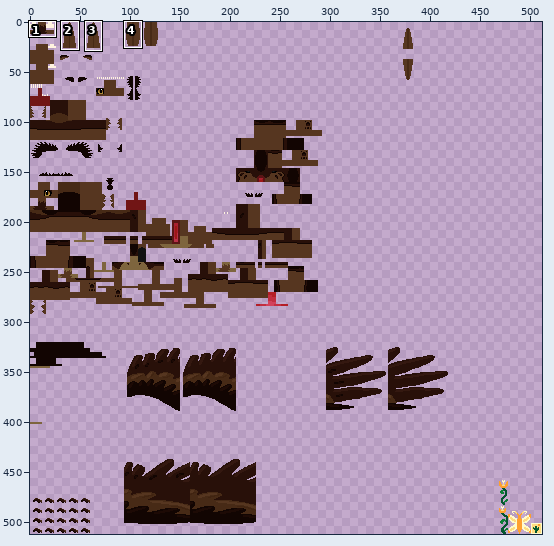
Edited in one commit: sprite sheet (src/test/resources/Monimo01_young.png). Above, an overview of the earlier version with the close-up marked.
Close-up. As it was:
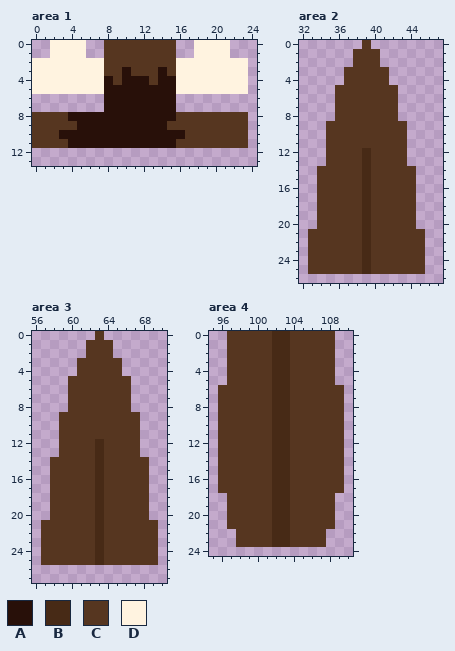
The file is 512x512 pixels. Pixels under 10% opacity are left out. Colours within 5 levels of each other are drawn and written as one. Shown: area 1: x 0..24, y 0..13; area 2: x 32..47, y 0..26; area 3: x 56..70, y 0..27; area 4: x 95..110, y 0..24. The commit also changed other parts of the picture, which this record leaves out.
Palette (. is transparent): A #281009  B #472a16  C #563620  D #fff3e0
New version:
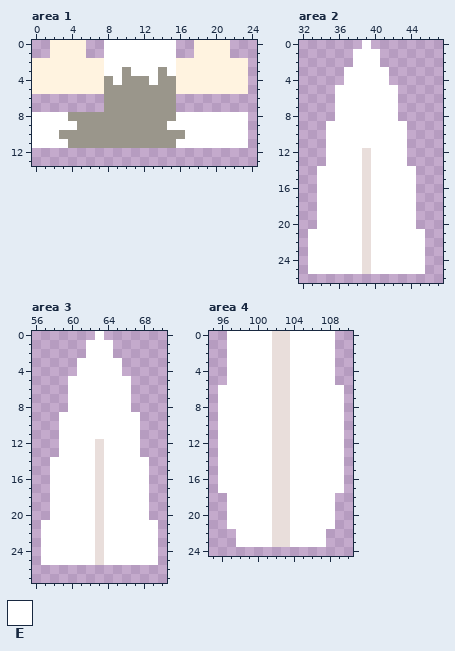
Colours new in this view: E #ffffff
What changed:
@@ palette @@
-A #281009
+A #9a968b
-B #472a16
+B #e9dedb
--- area 1
@@ x 6..17 @@
- 0 ..CCCCCCCC..
- 1 ..CCCCCCCC..
- 2 DDCCCCCCCCDD
- 3 DDCCACCCACDD
- 4 DDACAAACAADD
+ 0 ..EEEEEEEE..
+ 1 ..EEEEEEEE..
+ 2 DDEEEEEEEEDD
+ 3 DDEEAEEEAEDD
+ 4 DDAEAAAEAADD
  5 DDAAAAAAAADD
@@ x 0..24 @@
  7 ........AAAAAAAA.........
- 8 CCCCAAAAAAAAAAAACCCCCCCC.
- 9 CCCCCAAAAAAAAAACCCCCCCCC.
-10 CCCAAAAAAAAAAAAAACCCCCCC.
-11 CCCCAAAAAAAAAAAACCCCCCCC.
+ 8 EEEEAAAAAAAAAAAAEEEEEEEE.
+ 9 EEEEEAAAAAAAAAAEEEEEEEEE.
+10 EEEAAAAAAAAAAAAAAEEEEEEE.
+11 EEEEAAAAAAAAAAAAEEEEEEEE.
 12 .........................
--- area 2
@@ x 32..47 @@
- 0 .......C........
- 1 ......CCC.......
- 2 ......CCC.......
- 3 .....CCCCC......
- 4 .....CCCCC......
- 5 ....CCCCCCC.....
- 6 ....CCCCCCC.....
- 7 ....CCCCCCC.....
- 8 ....CCCCCCC.....
- 9 ...CCCCCCCCC....
-10 ...CCCCCCCCC....
-11 ...CCCCCCCCC....
-12 ...CCCCBCCCC....
-13 ...CCCCBCCCC....
-14 ..CCCCCBCCCCC...
-15 ..CCCCCBCCCCC...
-16 ..CCCCCBCCCCC...
-17 ..CCCCCBCCCCC...
-18 ..CCCCCBCCCCC...
-19 ..CCCCCBCCCCC...
-20 ..CCCCCBCCCCC...
-21 .CCCCCCBCCCCCC..
-22 .CCCCCCBCCCCCC..
-23 .CCCCCCBCCCCCC..
-24 .CCCCCCBCCCCCC..
-25 .CCCCCCBCCCCCC..
+ 0 .......E........
+ 1 ......EEE.......
+ 2 ......EEE.......
+ 3 .....EEEEE......
+ 4 .....EEEEE......
+ 5 ....EEEEEEE.....
+ 6 ....EEEEEEE.....
+ 7 ....EEEEEEE.....
+ 8 ....EEEEEEE.....
+ 9 ...EEEEEEEEE....
+10 ...EEEEEEEEE....
+11 ...EEEEEEEEE....
+12 ...EEEEBEEEE....
+13 ...EEEEBEEEE....
+14 ..EEEEEBEEEEE...
+15 ..EEEEEBEEEEE...
+16 ..EEEEEBEEEEE...
+17 ..EEEEEBEEEEE...
+18 ..EEEEEBEEEEE...
+19 ..EEEEEBEEEEE...
+20 ..EEEEEBEEEEE...
+21 .EEEEEEBEEEEEE..
+22 .EEEEEEBEEEEEE..
+23 .EEEEEEBEEEEEE..
+24 .EEEEEEBEEEEEE..
+25 .EEEEEEBEEEEEE..
 26 ................
--- area 3
@@ x 56..70 @@
- 0 .......C.......
- 1 ......CCC......
- 2 ......CCC......
- 3 .....CCCCC.....
- 4 .....CCCCC.....
- 5 ....CCCCCCC....
- 6 ....CCCCCCC....
- 7 ....CCCCCCC....
- 8 ....CCCCCCC....
- 9 ...CCCCCCCCC...
-10 ...CCCCCCCCC...
-11 ...CCCCCCCCC...
-12 ...CCCCBCCCC...
-13 ...CCCCBCCCC...
-14 ..CCCCCBCCCCC..
-15 ..CCCCCBCCCCC..
-16 ..CCCCCBCCCCC..
-17 ..CCCCCBCCCCC..
-18 ..CCCCCBCCCCC..
-19 ..CCCCCBCCCCC..
-20 ..CCCCCBCCCCC..
-21 .CCCCCCBCCCCCC.
-22 .CCCCCCBCCCCCC.
-23 .CCCCCCBCCCCCC.
-24 .CCCCCCBCCCCCC.
-25 .CCCCCCBCCCCCC.
+ 0 .......E.......
+ 1 ......EEE......
+ 2 ......EEE......
+ 3 .....EEEEE.....
+ 4 .....EEEEE.....
+ 5 ....EEEEEEE....
+ 6 ....EEEEEEE....
+ 7 ....EEEEEEE....
+ 8 ....EEEEEEE....
+ 9 ...EEEEEEEEE...
+10 ...EEEEEEEEE...
+11 ...EEEEEEEEE...
+12 ...EEEEBEEEE...
+13 ...EEEEBEEEE...
+14 ..EEEEEBEEEEE..
+15 ..EEEEEBEEEEE..
+16 ..EEEEEBEEEEE..
+17 ..EEEEEBEEEEE..
+18 ..EEEEEBEEEEE..
+19 ..EEEEEBEEEEE..
+20 ..EEEEEBEEEEE..
+21 .EEEEEEBEEEEEE.
+22 .EEEEEEBEEEEEE.
+23 .EEEEEEBEEEEEE.
+24 .EEEEEEBEEEEEE.
+25 .EEEEEEBEEEEEE.
 26 ...............
--- area 4
@@ x 95..110 @@
- 0 ..CCCCCBBCCCCC..
- 1 ..CCCCCBBCCCCC..
- 2 ..CCCCCBBCCCCC..
- 3 ..CCCCCBBCCCCC..
- 4 ..CCCCCBBCCCCC..
- 5 ..CCCCCBBCCCCC..
- 6 .CCCCCCBBCCCCCC.
- 7 .CCCCCCBBCCCCCC.
- 8 .CCCCCCBBCCCCCC.
- 9 .CCCCCCBBCCCCCC.
-10 .CCCCCCBBCCCCCC.
-11 .CCCCCCBBCCCCCC.
-12 .CCCCCCBBCCCCCC.
-13 .CCCCCCBBCCCCCC.
-14 .CCCCCCBBCCCCCC.
-15 .CCCCCCBBCCCCCC.
-16 .CCCCCCBBCCCCCC.
-17 .CCCCCCBBCCCCCC.
-18 ..CCCCCBBCCCCC..
-19 ..CCCCCBBCCCCC..
-20 ..CCCCCBBCCCCC..
-21 ..CCCCCBBCCCCC..
-22 ...CCCCBBCCCC...
-23 ...CCCCBBCCCC...
+ 0 ..EEEEEBBEEEEE..
+ 1 ..EEEEEBBEEEEE..
+ 2 ..EEEEEBBEEEEE..
+ 3 ..EEEEEBBEEEEE..
+ 4 ..EEEEEBBEEEEE..
+ 5 ..EEEEEBBEEEEE..
+ 6 .EEEEEEBBEEEEEE.
+ 7 .EEEEEEBBEEEEEE.
+ 8 .EEEEEEBBEEEEEE.
+ 9 .EEEEEEBBEEEEEE.
+10 .EEEEEEBBEEEEEE.
+11 .EEEEEEBBEEEEEE.
+12 .EEEEEEBBEEEEEE.
+13 .EEEEEEBBEEEEEE.
+14 .EEEEEEBBEEEEEE.
+15 .EEEEEEBBEEEEEE.
+16 .EEEEEEBBEEEEEE.
+17 .EEEEEEBBEEEEEE.
+18 ..EEEEEBBEEEEE..
+19 ..EEEEEBBEEEEE..
+20 ..EEEEEBBEEEEE..
+21 ..EEEEEBBEEEEE..
+22 ...EEEEBBEEEE...
+23 ...EEEEBBEEEE...
 24 ................
Pixel boxes of the changes (left, top, right, bottom) in both close-ups:
changed: (32, 40, 248, 148)
changed: (308, 40, 425, 274)
changed: (41, 331, 158, 565)
changed: (218, 331, 344, 547)
